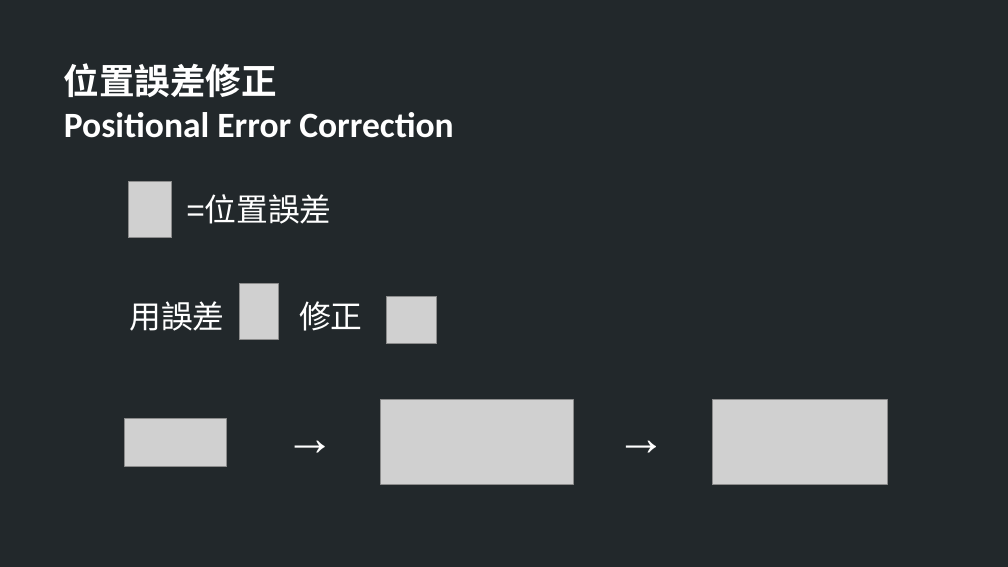
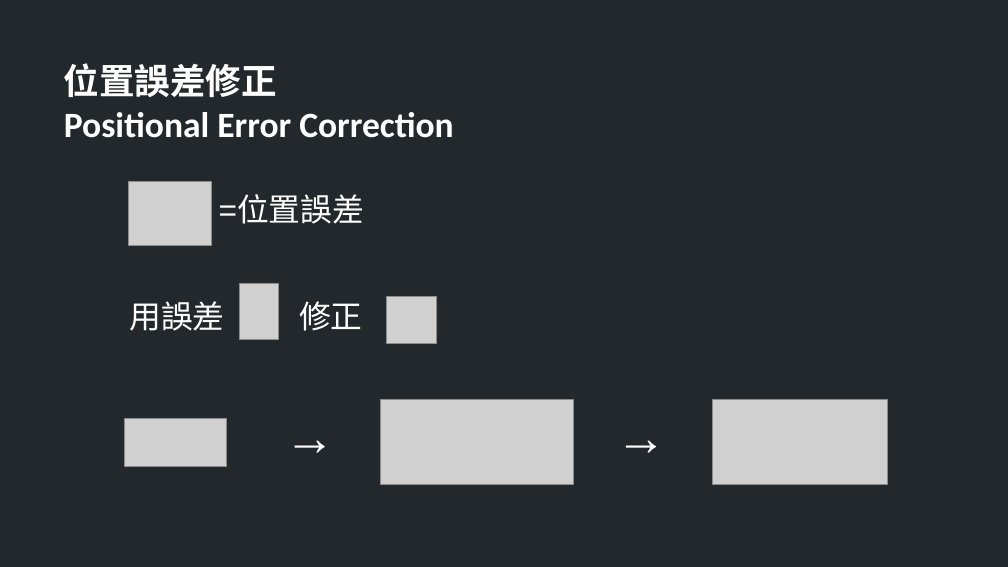
Before and after one commit to TheAllenChou/unity-physics-constraints, a slide deck: slide 7 of slides/physics constraints in games.odp. Drawn at 1008x567 pixels with LibreOffice and Linux fonts; fonts in the diff are those of the drawing; grey boxes stand for pictures. Boxes give left, top, right and bottom in pixels: in the first picture for what was removed or moved away, otherwise in the second. Text is boxed around its words. In the diff, an @@ line names an element or a change of style, - is before the commit and + after.

```diff
--- a/slides/physics constraints in games.odp
+++ b/slides/physics constraints in games.odp
@@ picture: place and size @@
-picture at bbox=[128, 182, 172, 238]
+picture at bbox=[128, 182, 211, 245]
@@ text "=位置誤差": place and size @@
-text "=位置誤差" at bbox=[186, 196, 331, 224]
+text "=位置誤差" at bbox=[219, 196, 364, 224]
```
Also in this commit, not shown: 2 other slides changed, 4 slides added.
